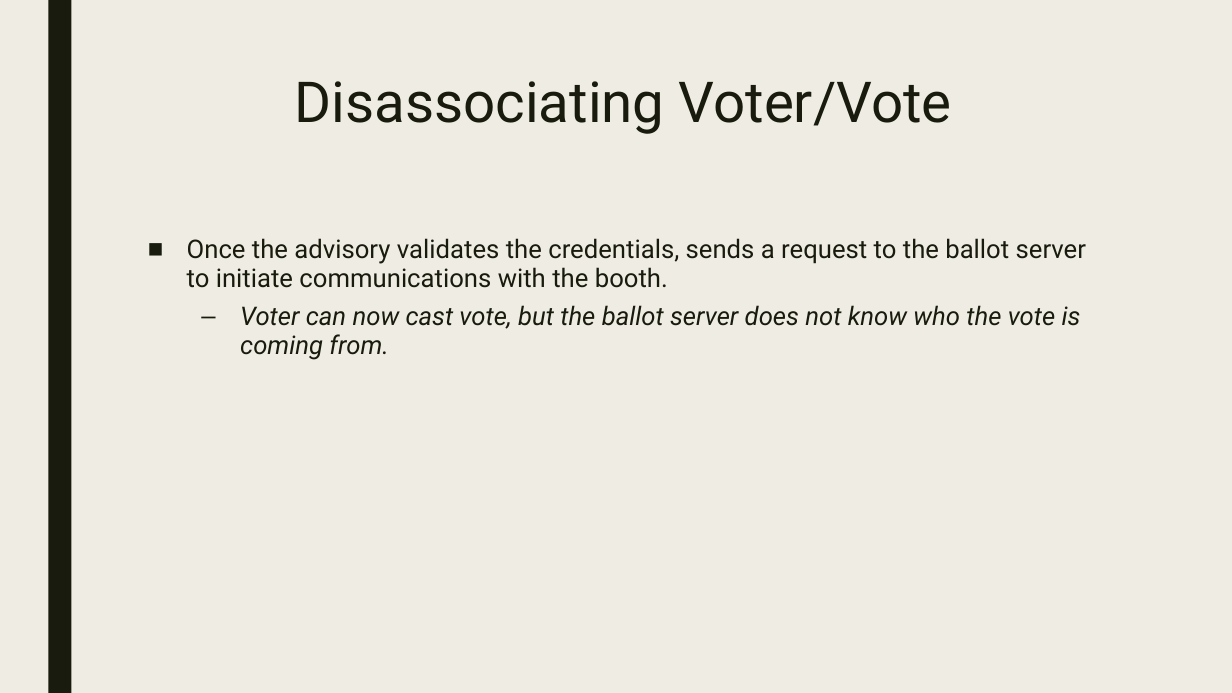
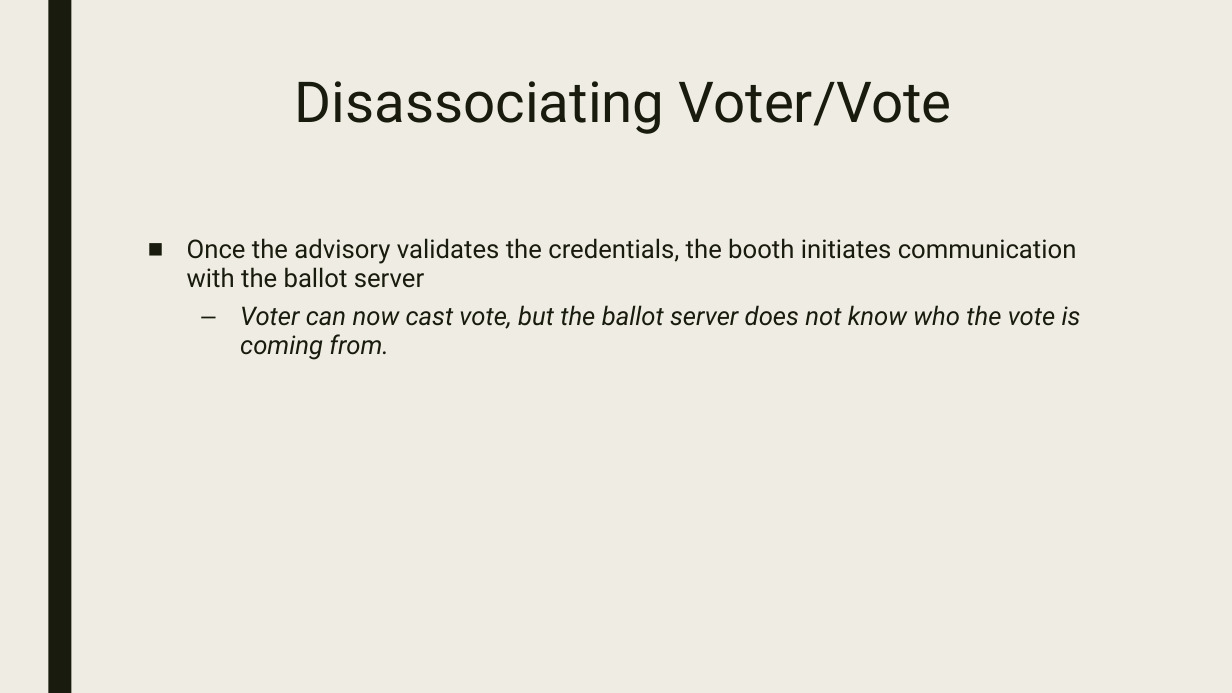
Before and after one commit to mollicap16/Crypto_Final, a slide deck: slide 12 of doc/Crypto_Final_Presentation.pptx (slide 11 before the commit). Drawn at 1232x693 pixels with LibreOffice and Linux fonts; fonts in the diff are those of the drawing. Boxes give left, top, right and bottom in pixels: in the first picture for what was removed or moved away, otherwise in the second. Text is boxed around its words. In the diff, an @@ line names an element or a change of style, - is before the commit and + after.

Commit message:
Made Changes to PPTX

```diff
--- a/doc/Crypto_Final_Presentation.pptx
+++ b/doc/Crypto_Final_Presentation.pptx
@@ text at (187, 238, 1077, 288): text changed @@
-■ Once the advisory validates the credentials, sends a request to the ballot server to initiate communications with the booth.
+■ Once the advisory validates the credentials, the booth initiates communication with the ballot server
```
Also in this commit, not shown: 3 other slides changed, 1 slide added.
